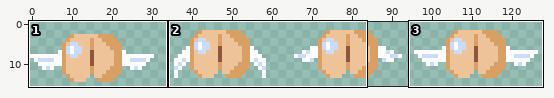
Sprite sheet, stored at sprites/butt.png. The first picture is a wide view before the edit; the outline marks the close-up.
Close-up. Before the edit:
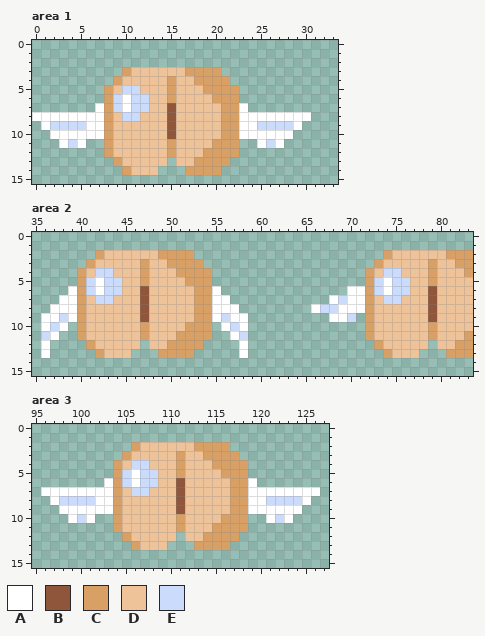
The file is 128x16 pixels. Shown: area 1: x 0..33, y 0..15; area 2: x 35..83, y 0..15; area 3: x 95..127, y 0..15. The old version is drawn lined up with the new one.
Palette (. is transparent): A #ffffff  B #8f563b  C #d9a066  D #eec39a  E #cbdbfc
New version:
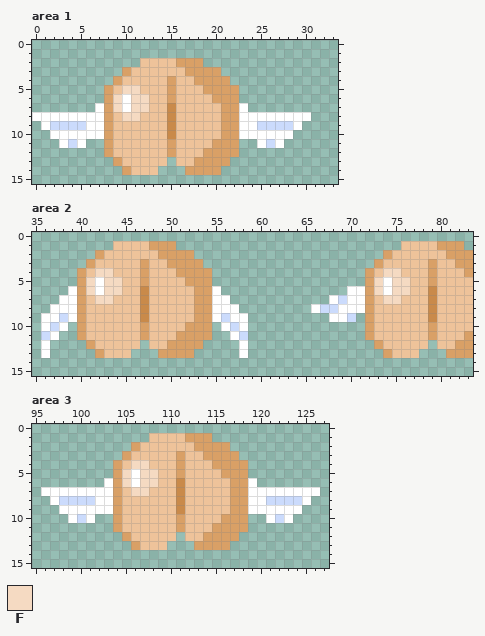
Colours new in this view: F #f5dac2
The exact change:
drawings rearranged on the sheet (the old picture shows each at its new place)
@@ palette @@
-B #8f563b
+B #c98a4a
--- area 1
@@ x 7..20 @@
  1 ..............
- 2 ..............
+ 2 .....DDDDCCC..
  3 ...CDDDDDDCCCC
  4 ..CDDDDDCDDCCC
- 5 .CDEEDDDCDDDCC
- 6 .CEAEEDDCDDDDC
- 7 ACEAEEDDBDDDDD
- 8 ACDEEDDDBDDDDD
+ 5 .CDFFDDDCDDDCC
+ 6 .CFAFFDDCDDDDC
+ 7 ACFAFFDDBDDDDD
+ 8 ACDFFDDDBDDDDD
  9 ACDDDDDDBDDDDD
--- area 2
@@ x 35..83 @@
  0 .................................................
- 1 .................................................
+ 1 .........DDDDCCC.........................DDDDCCC.
  2 .......CDDDDDDCCCC.....................CDDDDDDCCC
  3 ......CDDDDDCDDCCCC...................CDDDDDCDDCC
- 4 .....CDEEDDDCDDDCCCC.................CDEEDDDCDDDC
- 5 .....CEAEEDDCDDDDCCC.................CEAEEDDCDDDD
- 6 ....ACEAEEDDBDDDDDCCA..............AACEAEEDDBDDDD
- 7 ...AACDEEDDDBDDDDDCCAA...........AEAACDEEDDDBDDDD
+ 4 .....CDFFDDDCDDDCCCC.................CDFFDDDCDDDC
+ 5 .....CFAFFDDCDDDDCCC.................CFAFFDDCDDDD
+ 6 ....ACFAFFDDBDDDDDCCA..............AACFAFFDDBDDDD
+ 7 ...AACDFFDDDBDDDDDCCAA...........AEAACDFFDDDBDDDD
  8 ..AAACDDDDDDBDDDDDCCAAA........AEEAAACDDDDDDBDDDD
--- area 3
@@ x 103..116 @@
  0 ..............
- 1 ..............
+ 1 .....DDDDCCC..
  2 ...CDDDDDDCCCC
  3 ..CDDDDDCDDCCC
- 4 .CDEEDDDCDDDCC
- 5 .CEAEEDDCDDDDC
- 6 ACEAEEDDBDDDDD
- 7 ACDEEDDDBDDDDD
+ 4 .CDFFDDDCDDDCC
+ 5 .CFAFFDDCDDDDC
+ 6 ACFAFFDDBDDDDD
+ 7 ACDFFDDDBDDDDD
  8 ACDDDDDDBDDDDD
Pixel boxes of the changes (left, top, right, bottom) in both close-ups:
changed: (113, 58, 203, 139)
changed: (86, 241, 176, 322)
changed: (374, 241, 464, 322)
changed: (122, 433, 212, 514)
